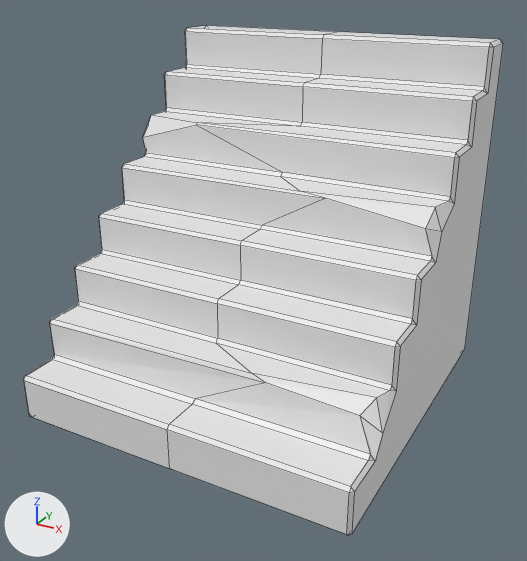
An edit to the Blender file Arte 3D (Modelos)/Items/escaleras.blend, drawn before and after from the same camera.
The view is the same before and after, from a 50 mm lens placed at (1.89, -3.44, 1.41), pointed at (0.06, -0.1, -0.26). The axes (+X, +Y, +Z) are drawn at lower left. The lights are the same throughout. Mesh edges are drawn as thin lines.
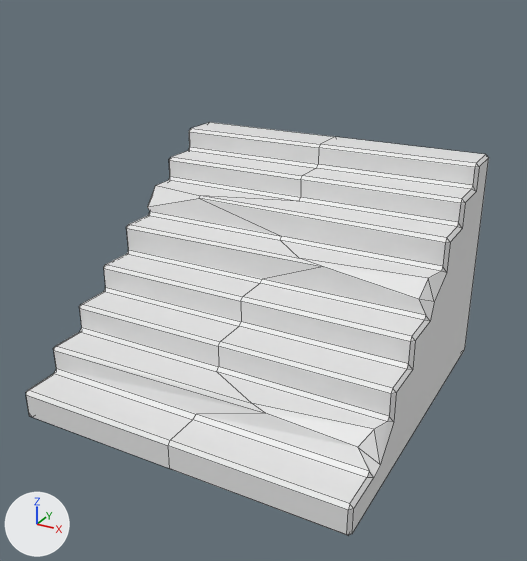
Commit message: escaleras bien
mas bajitas

Where the change shows, as pixel boxes (x1, y1, x2, y2) in the pictures (527 x 561 px):
'Cube', reshaped (19% shorter)
    before: (24, 26, 503, 535)
    after: (26, 122, 489, 535)

Diff of the bpy script that builds the scene:
```diff
--- a/Arte 3D (Modelos)/Items/escaleras.blend.py
+++ b/Arte 3D (Modelos)/Items/escaleras.blend.py
@@ me_cube_001 @@
 # used by ob_cube; location = (0.0, 0.0, 0.0)
-me_cube_001.from_pydata(...)  # 144 vertices, 146 faces; spans x -1.0..1.01, y -1.0..1.0, z -1.0..1.0
+me_cube_001.from_pydata(...)  # 144 vertices, 146 faces; spans x -1.0..1.01, y -1.0..1.0, z -1.0..0.34
+# me_cube_001 part 1: 128 of 144 vertices moved; they spanned x -1.0..1.01, y -1.0..1.0, z -0.74..1.0 and now span x -1.0..1.01, y -1.0..1.0, z -0.84..0.34; mean shift (0.0, 0.0, -0.37); largest move (-1.0, 0.98, 0.98) -> (-1.0, 0.98, 0.32)
```
